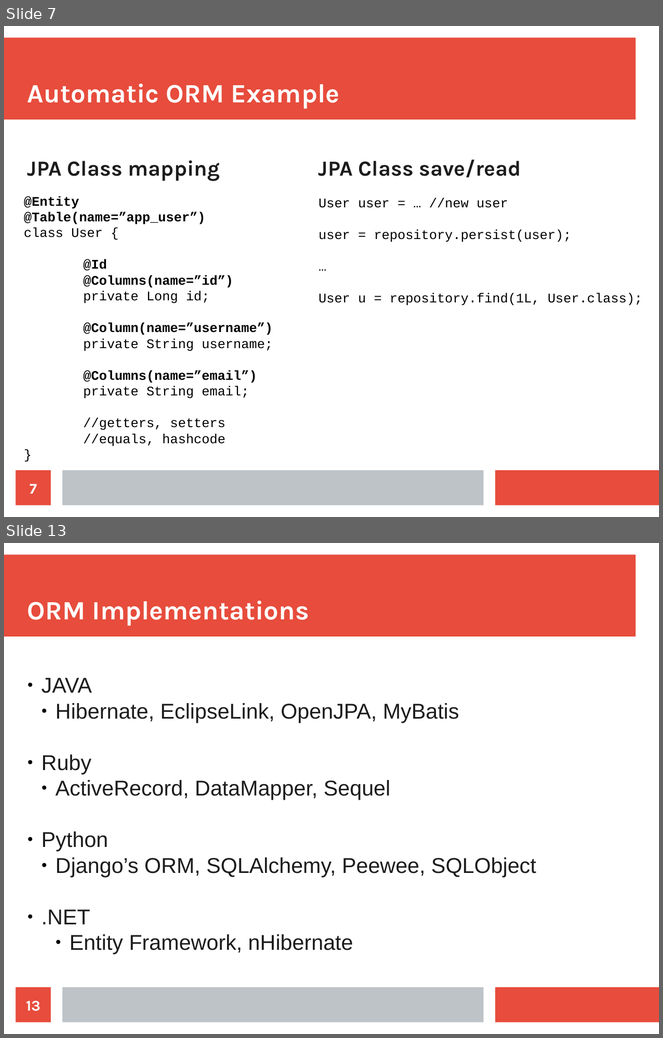
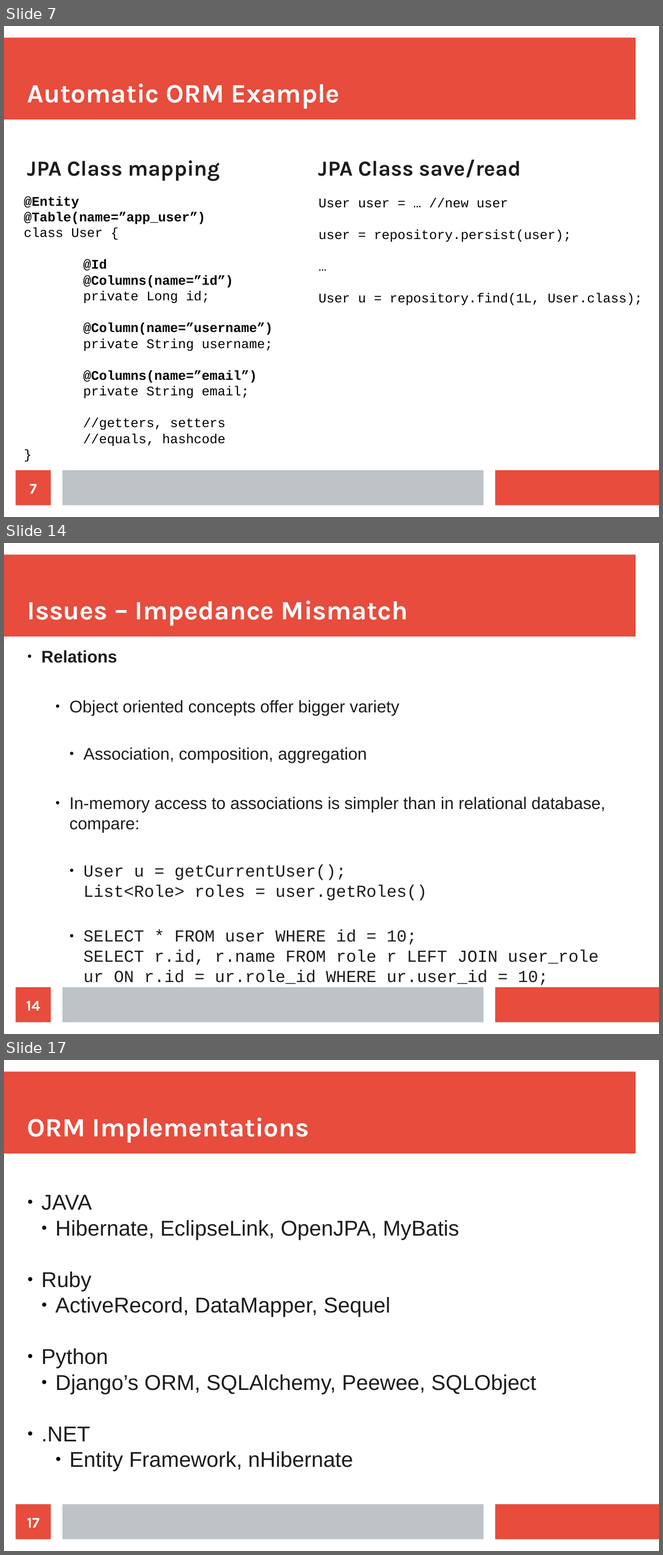
Before and after one commit to maxotta/pia-labs, a slide deck: lectures/persistence.odp. Shown one above the other, each under a label of ours: slides 7 and 13 before the commit, slides 7, 14 and 17 after it; the slides between them are not shown. The pictures are 663x1038 and 663x1555 pixels, drawn with LibreOffice and Linux fonts; fonts in the diff are those of the drawing. Boxes give left, top, right and bottom in pixels: in the first picture for what was removed or moved away, otherwise in the second. Text is boxed around its words. In the diff, an @@ line names an element or a change of style, - is before the commit and + after.

Commit message:
[lec-orm] WIP ORM lecture

```diff
--- a/lectures/persistence.odp
+++ b/lectures/persistence.odp
@@ slide 14 added at <box>4,543,659,1034</box>, background #FFFFFF; not listed: 3 template elements that a slide beside it also shows @@
@@ title added at <box>27,601,408,626</box>, 32 pt, text #FFFFFF, bold @@
+Issues – Impedance Mismatch
@@ text added at <box>41,650,606,986</box>, 20.4 pt, text #1C1C1C @@
+● Relations
+    ● Object oriented concepts offer bigger variety
+      ● Association, composition, aggregation
+    ● In-memory access to associations is simpler than in relational database, compare:
+      ● User u = getCurrentUser();
+        List<Role> roles = user.getRoles()
+      ● SELECT * FROM user WHERE id = 10;
+        SELECT r.id, r.name FROM role r LEFT JOIN user_role ur ON r.id = ur.role_id WHERE ur.user_id = 10;
@@ page number added at <box>16,988,51,1023</box>, fill #E74C3C, 18 pt, text #FFFFFF, bold @@
+14
@@ what was slide 13 is now slide 17 @@
@@ page number at <box>27,1518,39,1528</box>: text changed @@
-13
+17
```
Also in this commit, not shown: 3 slides changed, 15 other slides added, 2 slides removed.
